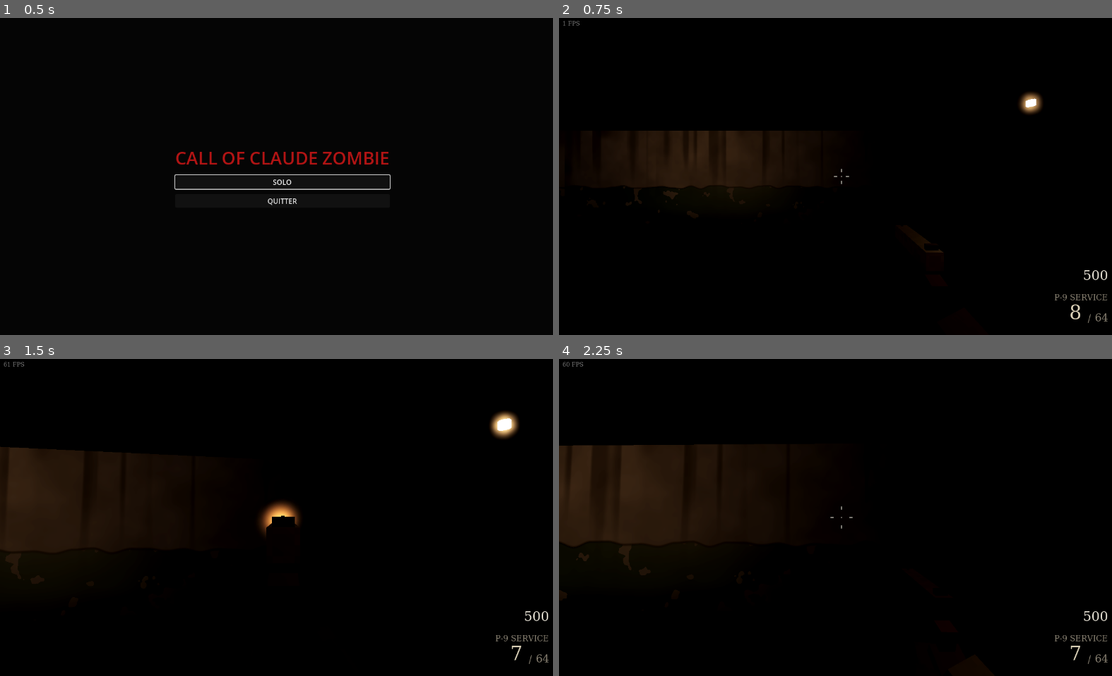
Above: before the commit, frames 1-4 (two rows, left to right).
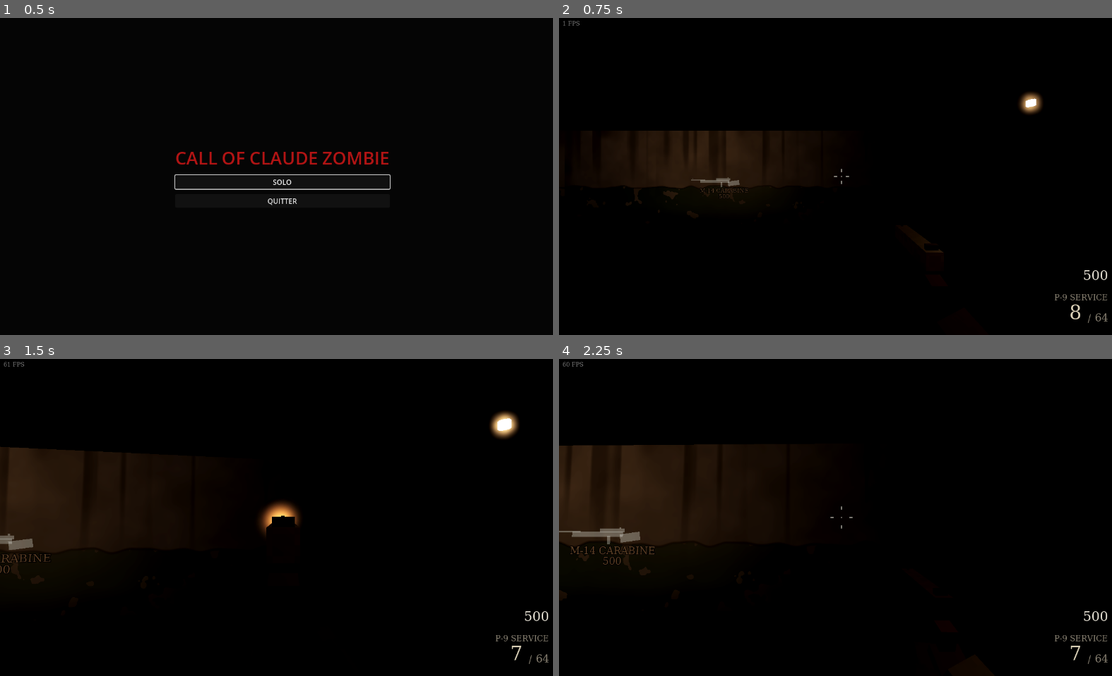
Above: after the commit, the same moments.

Repository: ValentinDelob/Claude-Of-Duty-Zombie
Game: Godot game, scene res://scenes/boot.tscn
The game is run twice, just before and just after one commit, with the same random seed, the same clock (stepped at 60 frames per second) and the same inputs.
Inputs (mouse positions are in pixels of both pictures, inside the frame that each line leads up to):
- Up to frame 1 (0.5 s): no input
- Up to frame 2 (0.75 s): click "SOLO" at 0.5 s
- Up to frame 3 (1.5 s): move the mouse to (315, 517) at 1.27 s; hold W (move_forward) from 1.28 s (still down); hold Right mouse button (aim) from 1.28 s (still down); click (315, 517) at 1.42 s
- Up to frame 4 (2.25 s): keep holding W (move_forward); tap Space (jump) at 1.52 s; tap F (interact) at 1.55, 2.1 s; move the mouse to (813, 517) at 2.02 s; release Right mouse button (aim) at 2.03 s

Frame 1 is identical in both runs. In frame 2, 0.1% of the frame differs, in the area x 23-35%, y 50-57%; in frame 3, 0.3%; in frame 4, 0.5%, in the area x 0-18%, y 53-65%.

Commit message:
feat: add wall weapon purchases
- WallBuy : silhouette de l'arme tracée à la craie + prix au pochoir
- achat serveur : nouvelle arme dans l'emplacement libre, sinon remplace
  l'arme en main ; munitions à moitié prix si l'arme est déjà possédée
- M-14 CARABINE (500), KRAKEN-9 (1000), BRUTE-12 (1500) sur la carte
- autotest wall_buys

Co-Authored-By: Claude Opus 5.5 <noreply@anthropic.com>

Diff:
--- a/scripts/game/combat.gd
+++ b/scripts/game/combat.gd
@@ -367,6 +367,11 @@
 		Audio.play_3d("mag_out", p.global_position + Vector3.UP, -4.0)
 
 
+## Serveur : annule un rechargement en cours (changement d'arme, achat...).
+func cancel_reload(pid: int) -> void:
+	_reload_end.erase(pid)
+
+
 func is_reloading(pid: int) -> bool:
 	return _reload_end.has(pid)
 
--- a/scripts/game/game.gd
+++ b/scripts/game/game.gd
@@ -80,6 +80,7 @@
 	props.build(world)
 	WorldLook.setup_environment(world)
 	_build_doors()
+	_build_wall_buys()
 	print("[Game] carte « %s » construite (%dx%d)" % [map_def.display_name, map_data.width, map_data.height])
 
 
@@ -268,3 +269,15 @@
 			root.add_child(d)
 			doors[id] = d
 			interact.register(d)
+
+
+func _build_wall_buys() -> void:
+	var root := Node3D.new()
+	root.name = "WallBuys"
+	world.add_child(root)
+	for marker in map_def.wall_buys:
+		for c in map_data.markers.get(marker, []):
+			var wb := WallBuy.new()
+			wb.setup(marker, c, map_def.wall_buys[marker], map_data)
+			root.add_child(wb)
+			interact.register(wb)
--- /dev/null
+++ b/scripts/game/interact/wall_buy.gd
@@ -0,0 +1,89 @@
+class_name WallBuy
+extends Interactable
+## Arme achetable au mur (silhouette tracée à la craie). Acheter l'arme, ou
+## racheter ses munitions à moitié prix si on la possède déjà.
+
+var weapon_id := ""
+var cost := 0
+var _normal := Vector3.FORWARD
+
+
+func setup(marker: String, cell: Vector2i, weapon: String, data: MapData) -> void:
+	weapon_id = weapon
+	cost = WeaponDB.wall_cost(weapon)
+	interact_id = "wallbuy_" + marker
+	name = "WallBuy" + marker
+	_normal = MapDef.wall_normal(data, cell)
+	# Plaqué contre le mur, à hauteur de poitrine.
+	position = MapData.cell_to_world(cell) + _normal * (MapData.CELL * 0.5 - 0.02) + Vector3.UP * 1.45
+	interact_range = 1.8
+
+
+func _ready() -> void:
+	# Face au joueur : +Z du nœud tourné vers la pièce (opposé au mur).
+	look_at(global_position - _normal, Vector3.UP)
+	rotate_object_local(Vector3.UP, PI)
+	var chalk := WeaponModels.build(WeaponDB.stats(weapon_id).model, false)
+	var mat := StandardMaterial3D.new()
+	mat.shading_mode = BaseMaterial3D.SHADING_MODE_UNSHADED
+	mat.albedo_color = Color(0.8, 0.82, 0.78, 0.3)
+	mat.transparency = BaseMaterial3D.TRANSPARENCY_ALPHA
+	mat.emission_enabled = true
+	for mi in chalk.get_children():
+		(mi as MeshInstance3D).material_override = mat
+		(mi as MeshInstance3D).cast_shadow = GeometryInstance3D.SHADOW_CASTING_SETTING_OFF
+	# Aplati contre le mur, vu de profil, agrandi.
+	chalk.rotation.y = PI * 0.5
+	chalk.scale = Vector3(0.06, 1.6, 1.6)
+	chalk.position = Vector3(0.0, 0.0, 0.02)
+	add_child(chalk)
+	var label := Label3D.new()
+	label.text = "%s\n%d" % [WeaponDB.display_name(weapon_id), cost]
+	label.font = UiStyle.font("stencil")
+	label.font_size = 48
+	label.pixel_size = 0.004
+	label.modulate = Color(0.8, 0.76, 0.62, 0.8)
+	label.position = Vector3(0, -0.42, 0.03)
+	label.shaded = true
+	add_child(label)
+
+
+func interact_point() -> Vector3:
+	return global_position - _normal * 0.3
+
+
+func prompt(pid: int) -> String:
+	var pd := system.game.session.get_data(pid)
+	if pd == null:
+		return ""
+	var slot := pd.has_weapon(weapon_id)
+	if slot < 0:
+		return "[F] Acheter %s %s" % [WeaponDB.display_name(weapon_id), Interactable.cost_text(cost)]
+	var w: Dictionary = pd.weapons[slot]
+	if WeaponDB.is_full(w):
+		return ""
+	return "[F] Munitions %s %s" % [WeaponDB.display_name(w.id, w.pap), Interactable.cost_text(WeaponDB.ammo_cost(w.id, w.pap))]
+
+
+func srv_use(pid: int) -> void:
+	var session := system.game.session
+	var pd := session.get_data(pid)
+	if pd == null or pd.life != PlayerData.Life.ALIVE:
+		return
+	var slot := pd.has_weapon(weapon_id)
+	if slot >= 0:
+		var w: Dictionary = pd.weapons[slot]
+		if WeaponDB.is_full(w):
+			return
+		if not session.try_spend(pid, WeaponDB.ammo_cost(w.id, w.pap)):
+			system.deny(pid, "Pas assez de points")
+			return
+		WeaponDB.refill(pd, slot)
+	else:
+		if not session.try_spend(pid, cost):
+			system.deny(pid, "Pas assez de points")
+			return
+		WeaponDB.give(pd, weapon_id)
+	system.game.combat.cancel_reload(pid)
+	system.purchase_fx(self)
+	session.sync_inventory(pid)
--- a/scripts/game/weapons/weapon_db.gd
+++ b/scripts/game/weapons/weapon_db.gd
@@ -20,6 +20,7 @@
 		"slot_class": "rifle", "damage": 110, "head_mult": 2.5, "rpm": 360, "auto": false,
 		"mag": 8, "reserve": 96, "reload": 1.8, "pellets": 1, "spread_hip": 2.2, "spread_ads": 0.1,
 		"range": 45.0, "penetration": 2, "recoil": 2.2, "ads_zoom": 0.75,
+		"wall_cost": 500,
 		"sound": "rifle_fire", "model": "carbine",
 		"pap": {"damage": 260, "mag": 15, "reserve": 150, "auto": true, "rpm": 420, "penetration": 3},
 	},
@@ -28,6 +29,7 @@
 		"slot_class": "smg", "damage": 55, "head_mult": 2.0, "rpm": 780, "auto": true,
 		"mag": 30, "reserve": 150, "reload": 2.2, "pellets": 1, "spread_hip": 3.0, "spread_ads": 0.6,
 		"range": 18.0, "penetration": 1, "recoil": 0.9, "ads_zoom": 0.85,
+		"wall_cost": 1000,
 		"sound": "smg_fire", "model": "smg",
 		"pap": {"damage": 150, "mag": 45, "reserve": 270, "rpm": 850, "penetration": 2},
 	},
@@ -36,6 +38,7 @@
 		"slot_class": "shotgun", "damage": 70, "head_mult": 1.5, "rpm": 75, "auto": false,
 		"mag": 6, "reserve": 42, "reload": 2.8, "pellets": 8, "spread_hip": 6.5, "spread_ads": 4.0,
 		"range": 8.0, "penetration": 1, "recoil": 5.0, "ads_zoom": 0.9,
+		"wall_cost": 1500,
 		"sound": "shotgun_fire", "model": "shotgun",
 		"pap": {"damage": 180, "mag": 10, "reserve": 70, "rpm": 110, "penetration": 2},
 	},
@@ -121,3 +124,42 @@
 static func new_instance(id: String, pap := false) -> Dictionary:
 	var s := stats(id, pap)
 	return {"id": id, "pap": pap, "mag": s.mag, "reserve": s.reserve}
+
+
+## Prix d'achat mural (0 si l'arme ne s'achète pas au mur).
+static func wall_cost(id: String) -> int:
+	return int(WEAPONS.get(id, {}).get("wall_cost", 0))
+
+
+## Prix des munitions au mur : moitié prix, 4500 si l'arme est améliorée.
+static func ammo_cost(id: String, pap: bool) -> int:
+	return 4500 if pap else wall_cost(id) / 2
+
+
+## Serveur : donne une arme à un joueur (remplace l'arme en main si les
+## emplacements sont pleins). Retourne l'emplacement de la nouvelle arme.
+static func give(pd: PlayerData, id: String, pap := false) -> int:
+	var existing := pd.has_weapon(id)
+	if existing >= 0:
+		pd.weapons[existing] = new_instance(id, pap)
+		pd.slot = existing
+		return existing
+	if pd.weapons.size() < MAX_SLOTS:
+		pd.weapons.append(new_instance(id, pap))
+		pd.slot = pd.weapons.size() - 1
+	else:
+		pd.weapons[pd.slot] = new_instance(id, pap)
+	return pd.slot
+
+
+## Serveur : remplit chargeur et réserve de l'arme `slot`.
+static func refill(pd: PlayerData, slot: int) -> void:
+	var w: Dictionary = pd.weapons[slot]
+	var s := stats(w.id, w.pap)
+	w.mag = s.mag
+	w.reserve = s.reserve
+
+
+static func is_full(w: Dictionary) -> bool:
+	var s := stats(w.id, w.pap)
+	return w.mag >= s.mag and w.reserve >= s.reserve
--- /dev/null
+++ b/tests/autotest/wall_buys.gd
@@ -0,0 +1,61 @@
+extends AutotestScenario
+## Achats muraux : arme achetée, 2e emplacement, remplacement de l'arme en
+## main quand les emplacements sont pleins, munitions à moitié prix.
+
+var H := AutotestHelpers
+
+
+func use(p: Player, wb: WallBuy) -> void:
+	p.teleport_to(wb.interact_point() + Vector3(0, -1.0, 0) + (wb.interact_point() - wb.global_position).normalized() * 0.6)
+	H.aim_at(p, wb.global_position)
+	await seconds(0.25)
+	p.input.interact_pressed = true
+	await seconds(0.4)
+
+
+func run() -> void:
+	timeout_sec = 90
+	var p: Player = await H.start_solo_game(self, "bunker_k7")
+	if p == null:
+		return
+	var game := Game.instance
+	game.rounds.paused = true
+	game.combat.debug_invulnerable = true
+	var pd := game.session.local_data()
+	var carbine: WallBuy = game.interact.get_obj("wallbuy_R")
+	at.check(carbine != null, "achat mural M-14 présent")
+	# Vue de la craie.
+	p.teleport_to(carbine.interact_point() + Vector3(0, -1.0, 0) - (carbine.global_position - carbine.interact_point()).normalized() * 1.5)
+	H.aim_at(p, carbine.global_position)
+	await seconds(0.4)
+	await at.screenshot("chalk")
+	at.check(game.interact.focused == carbine and game.hud._prompt.text.contains("500"), "invite : %s" % game.hud._prompt.text)
+
+	await use(p, carbine)
+	at.check(pd.points == 0 and pd.weapons.size() == 2 and pd.current_weapon().id == "carbine", "M-14 achetée (points %d, %d armes)" % [pd.points, pd.weapons.size()])
+	await seconds(0.8)
+	at.check(p.weapons.current().id == "carbine", "le client tient la M-14")
+	await at.screenshot("carbine")
+
+	# Munitions : on tire puis on rachète à 250.
+	for i in 3:
+		H.aim_at(p, p.global_position + Vector3(0, 1.5, 0) - (carbine.global_position - carbine.interact_point()).normalized() * 5.0)
+		await H.shoot(self, p, 0.2)
+	game.session.add_points(1, 250)
+	await use(p, carbine)
+	at.check(pd.points == 0 and pd.current_weapon().mag == 8 and pd.current_weapon().reserve == 96, "munitions rachetées 250 (mag %d, réserve %d)" % [pd.current_weapon().mag, pd.current_weapon().reserve])
+
+	# Emplacements pleins : la KRAKEN remplace l'arme en main.
+	game.session.add_points(1, 1000)
+	var smg: WallBuy = game.interact.get_obj("wallbuy_U")
+	game.doors["2"].srv_open()
+	await use(p, smg)
+	at.check(pd.weapons.size() == 2 and pd.has_weapon("smg") >= 0 and pd.has_weapon("carbine") < 0, "la KRAKEN-9 remplace l'arme en main")
+	at.check(pd.has_weapon("pistol") >= 0, "le pistolet est conservé")
+
+	# Trop pauvre.
+	pd.points = 100
+	var shotgun: WallBuy = game.interact.get_obj("wallbuy_V")
+	game.doors["1"].srv_open()
+	await use(p, shotgun)
+	at.check(pd.has_weapon("shotgun") < 0 and pd.points == 100, "BRUTE-12 refusé (100 points)")
Not shown, added: scripts/game/interact/wall_buy.gd.uid
Not shown, added: tests/autotest/wall_buys.gd.uid
